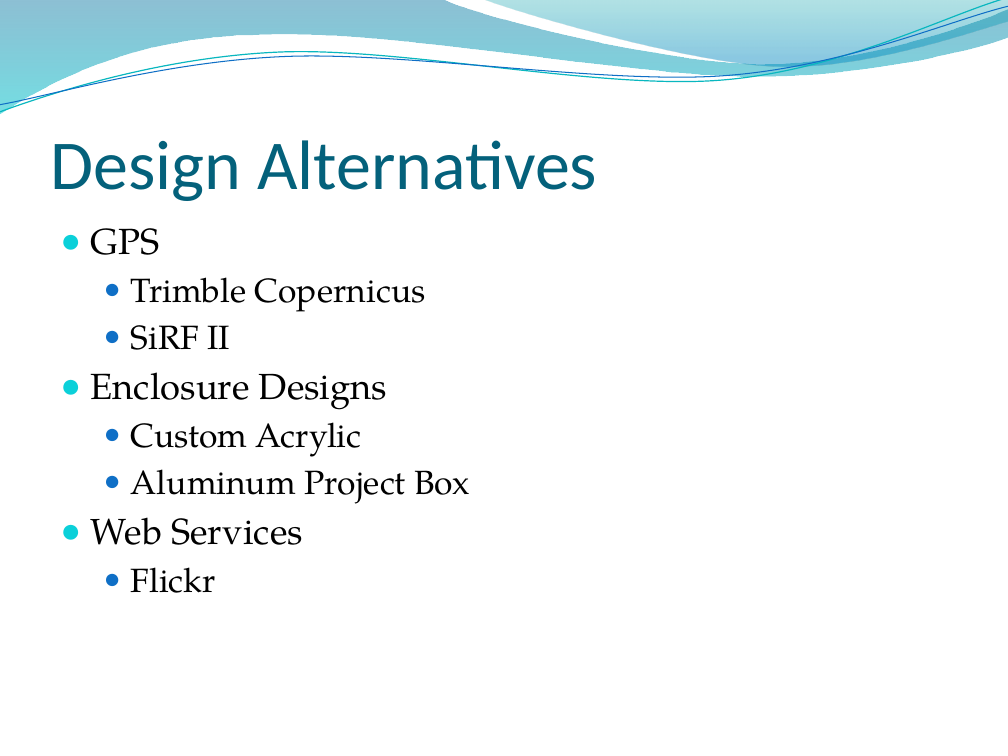
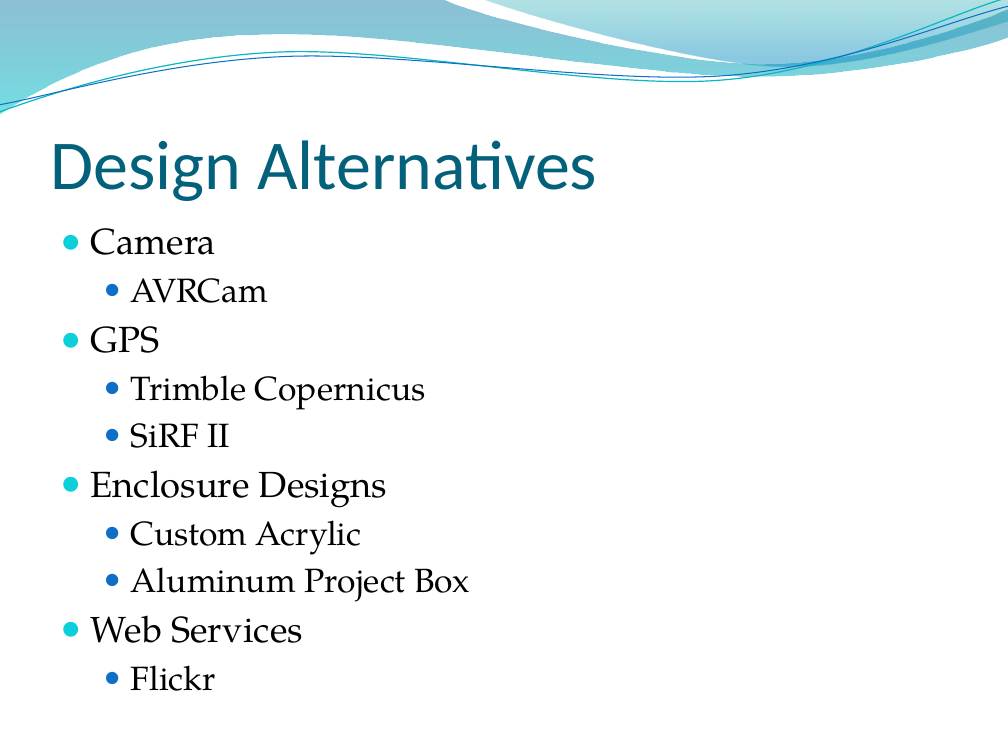
Before and after one commit to tasbal/cpsc483, a slide deck: slide 9 of MISC/Final Presentation.pptx. Drawn at 1008x756 pixels with LibreOffice and Linux fonts; fonts in the diff are those of the drawing; background and template pictures are left out. Boxes give left, top, right and bottom in pixels: in the first picture for what was removed or moved away, otherwise in the second. Text is boxed around its words. In the diff, an @@ line names an element or a change of style, - is before the commit and + after.

```diff
--- a/MISC/Final Presentation.pptx
+++ b/MISC/Final Presentation.pptx
@@ text at <box>91,228,268,303</box>: paragraphs added @@
+● Camera
+  ● AVRCam
```
Also in this commit, not shown: 6 other slides changed, 3 slides added, 3 slides removed.
